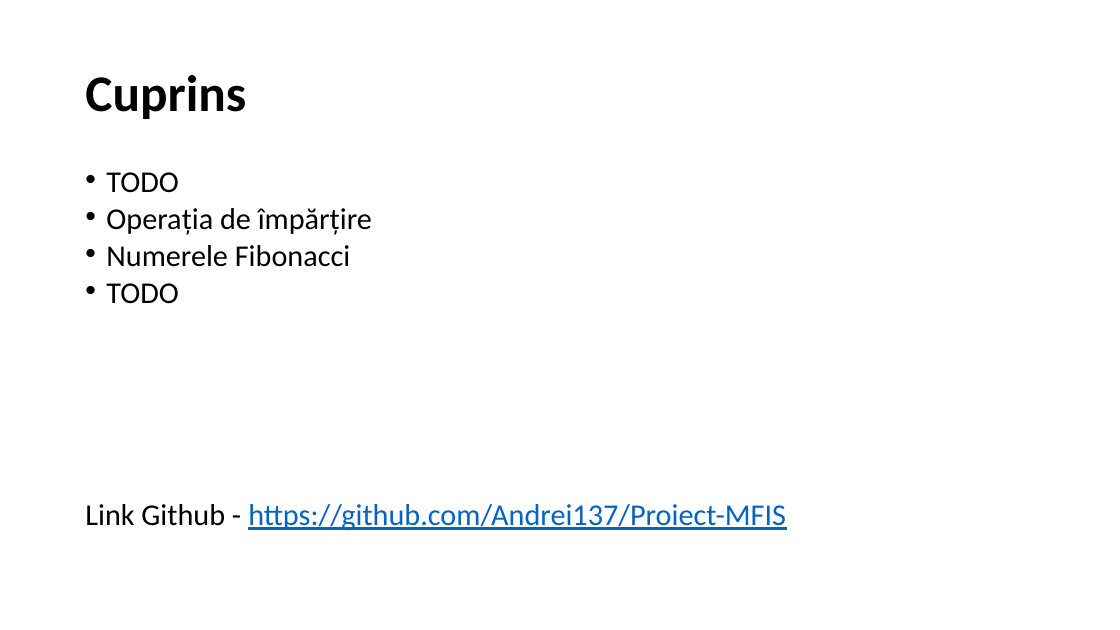
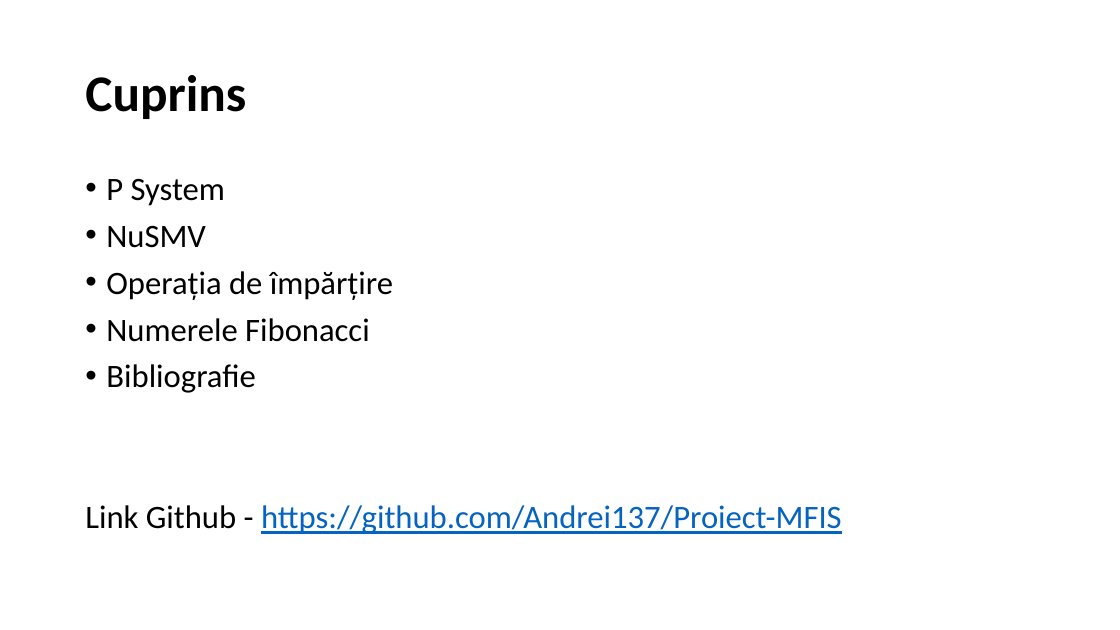
Before and after one commit to Andrei137/Proiect-MFIS, a slide deck: slide 2 of Formal verification of P Systems Using NuSMV .pptx. Drawn at 1120x630 pixels with LibreOffice and Linux fonts; fonts in the diff are those of the drawing. Boxes give left, top, right and bottom in pixels: in the first picture for what was removed or moved away, otherwise in the second. Text is boxed around its words. In the diff, an @@ line names an element or a change of style, - is before the commit and + after.

Commit message:
pptx

```diff
--- a/Formal verification of P Systems Using NuSMV .pptx
+++ b/Formal verification of P Systems Using NuSMV .pptx
@@ text at [106, 178, 225, 248]: text changed; size 25.9 to 28 pt @@
-• TODO
+• P System
+• NuSMV
@@ text at [85, 271, 842, 534]: size 25.9 to 28 pt in "Operația de împărțire", "Numerele Fibonacci", "Link Github - https://github.com/Andrei137/Proiect-MFIS"; line spacing 0.7 to 0.9 @@
@@ text at [106, 364, 256, 393]: text changed; size 25.9 to 28 pt @@
-• TODO
+• Bibliografie
```
Also in this commit, not shown: 3 slides added, 1 slide removed.
